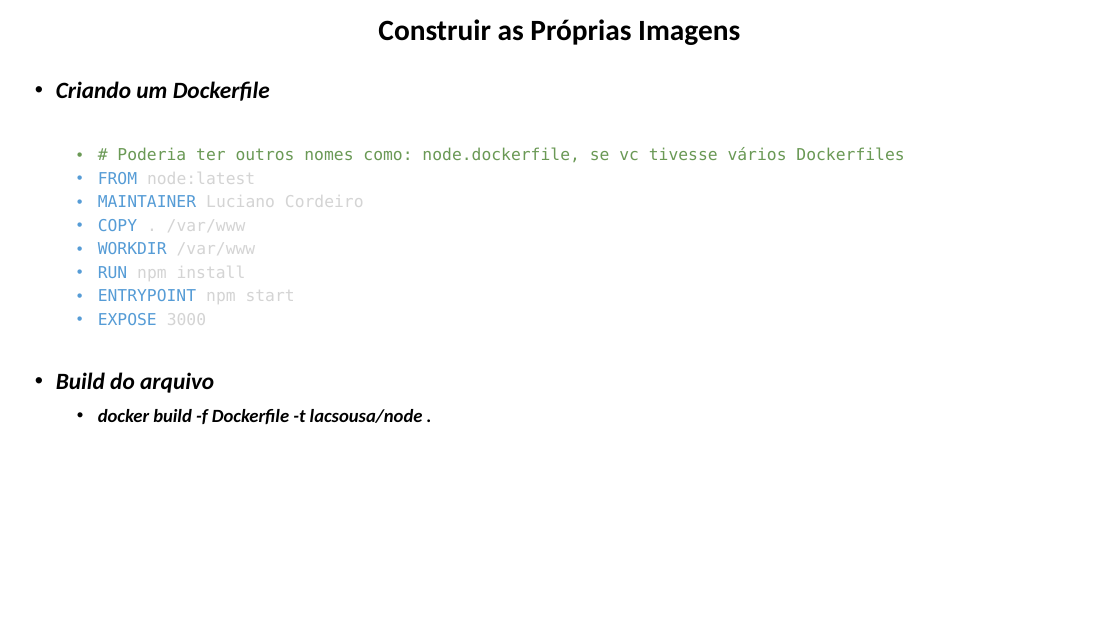
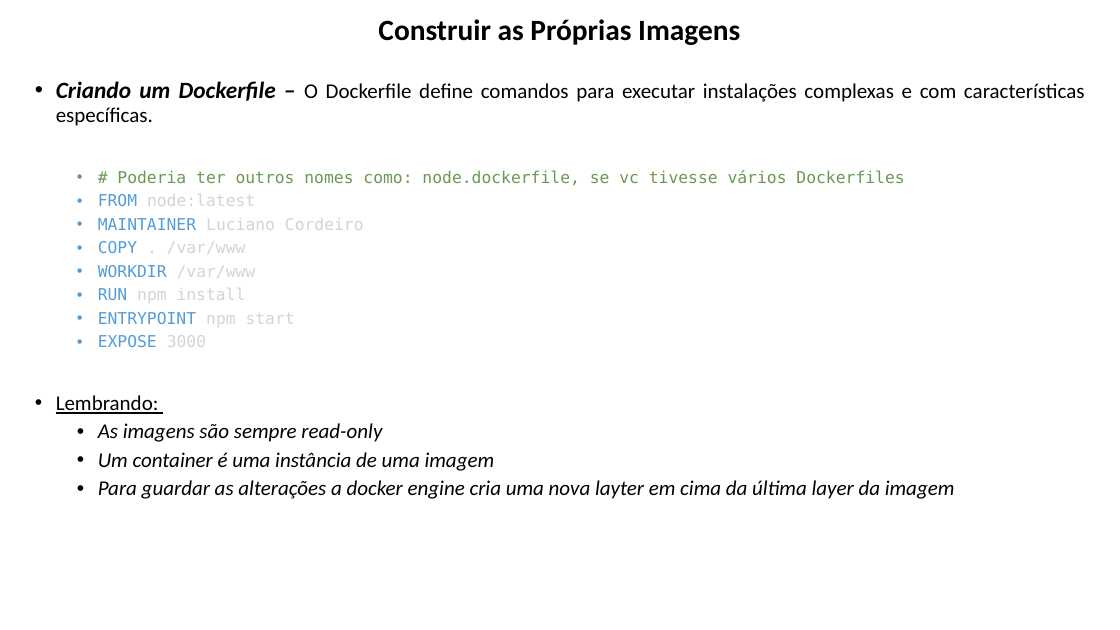
Before and after one commit to lacsousa/learning-docker, a slide deck: slide 20 of docs/docker-resumo.pptx. Drawn at 1120x630 pixels with LibreOffice and Linux fonts; fonts in the diff are those of the drawing. Boxes give left, top, right and bottom in pixels: in the first picture for what was removed or moved away, otherwise in the second. Text is boxed around its words. In the diff, an @@ line names an element or a change of style, - is before the commit and + after.

Commit message:
Comandos de criação de Imagens

```diff
--- a/docs/docker-resumo.pptx
+++ b/docs/docker-resumo.pptx
@@ text at [56, 81, 1085, 126]: text changed; size 20 to 18 pt; bold off; italic off @@
-• Criando um Dockerfile
+• Criando um Dockerfile – O Dockerfile define comandos para executar instalações complexas e com características específicas.
@@ text at [56, 395, 955, 499]: text changed; size 16 to 18 pt; bold off @@
-  • Build do arquivo
-    • docker build -f Dockerfile -t lacsousa/node .
+• Lembrando:
+  • As imagens são sempre read-only
+  • Um container é uma instância de uma imagem
+  • Para guardar as alterações a docker engine cria uma nova layter em cima da última layer da imagem
```
Also in this commit, not shown: 1 slide added, 1 slide removed.
